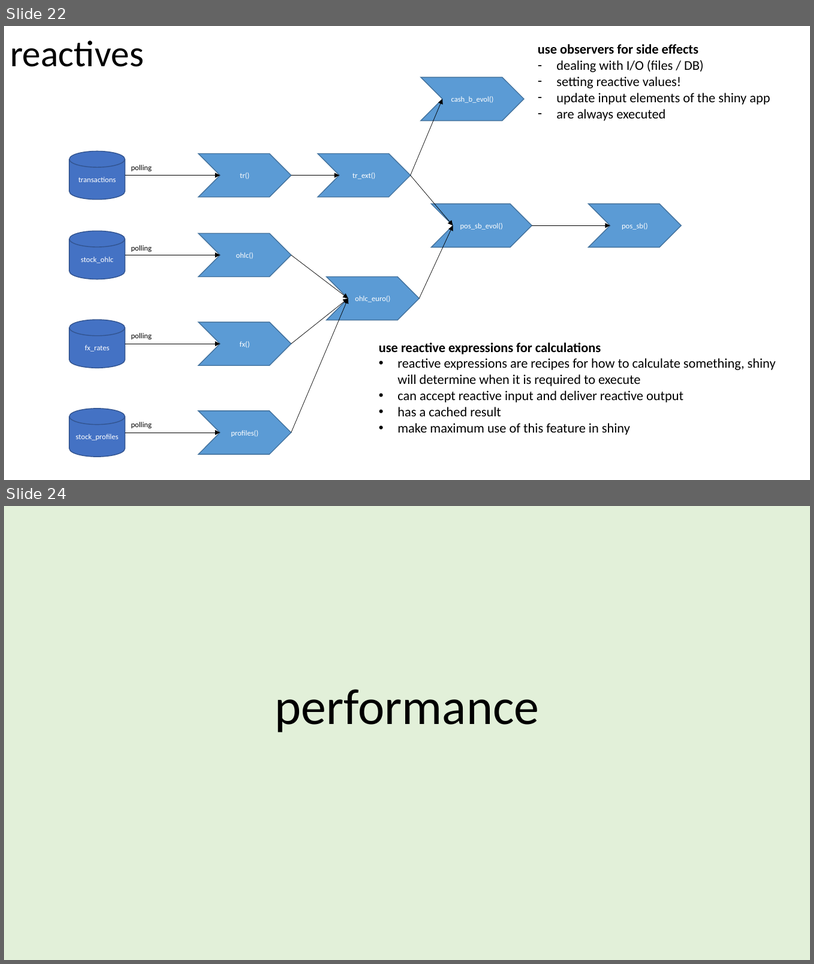
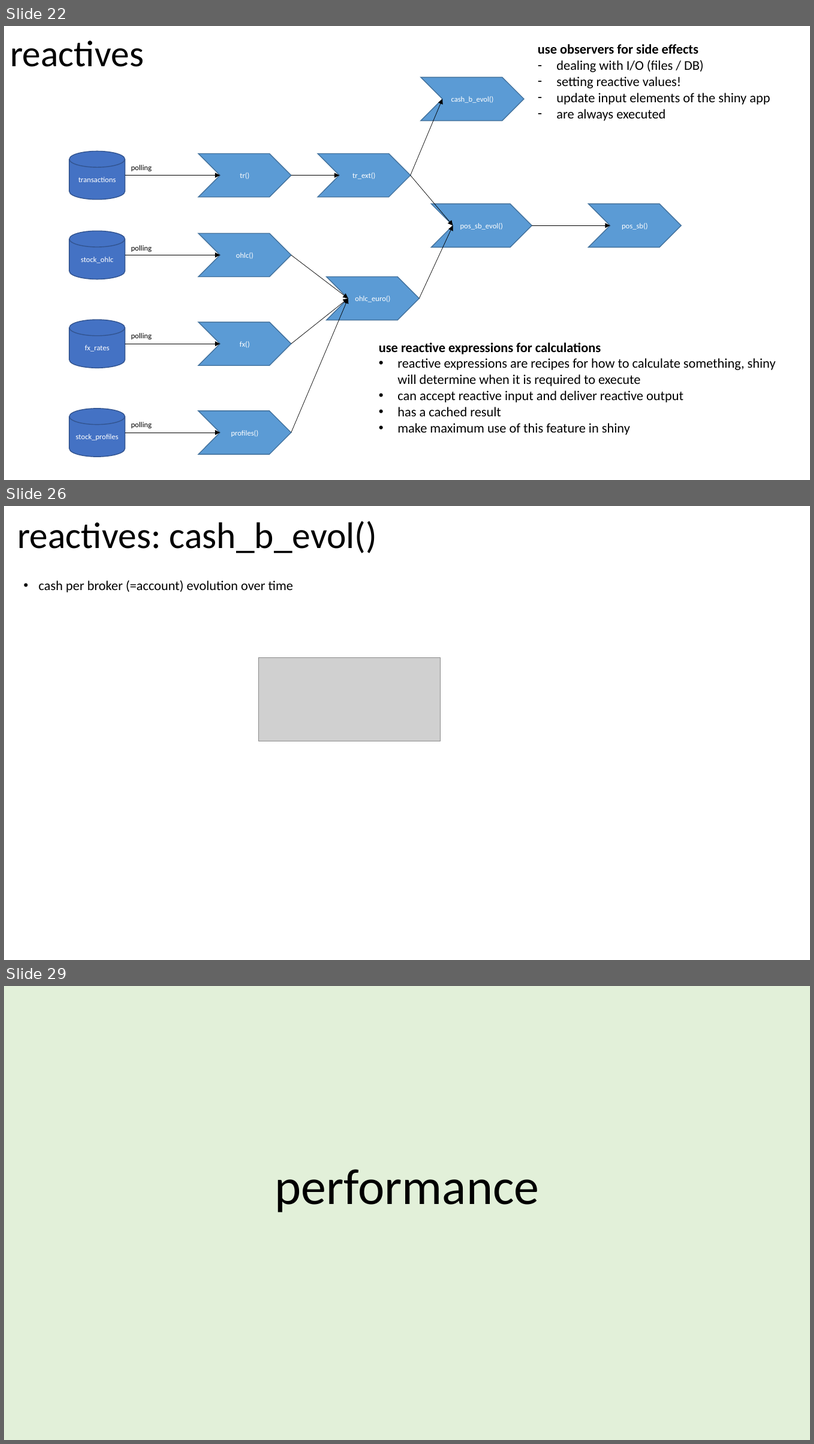
Before and after one commit to jorritvm/stocks_dashboard, a slide deck: doc/stock_dashboard_documentation.pptx. Shown one above the other, each under a label of ours: slides 22 and 24 before the commit, slides 22, 26 and 29 after it; the slides between them are not shown. The pictures are 814x964 and 814x1444 pixels, drawn with LibreOffice and Linux fonts; fonts in the diff are those of the drawing; grey boxes stand for pictures. Boxes give left, top, right and bottom in pixels: in the first picture for what was removed or moved away, otherwise in the second. Text is boxed around its words. In the diff, an @@ line names an element or a change of style, - is before the commit and + after.

```diff
--- a/doc/stock_dashboard_documentation.pptx
+++ b/doc/stock_dashboard_documentation.pptx
@@ slide 26 added at [4, 506, 810, 960], background #FFFFFF @@
@@ title added at [17, 521, 378, 553], 44 pt, text #000000 @@
+reactives: cash_b_evol()
@@ text added at [39, 580, 293, 592], 16 pt, text #000000 @@
+• cash per broker (=account) evolution over time
@@ picture added at [258, 657, 441, 741] @@
@@ what was slide 24 is now slide 29 @@
```
Also in this commit, not shown: 3 slides changed, 4 other slides added.
